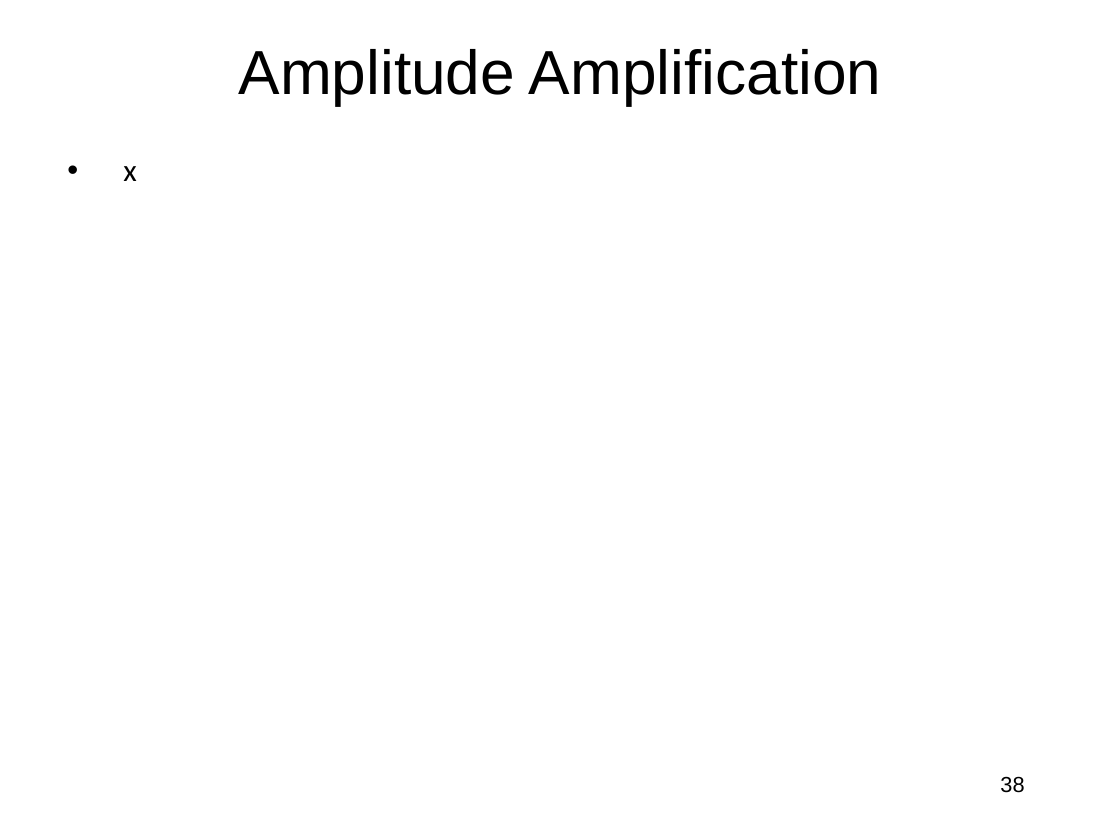
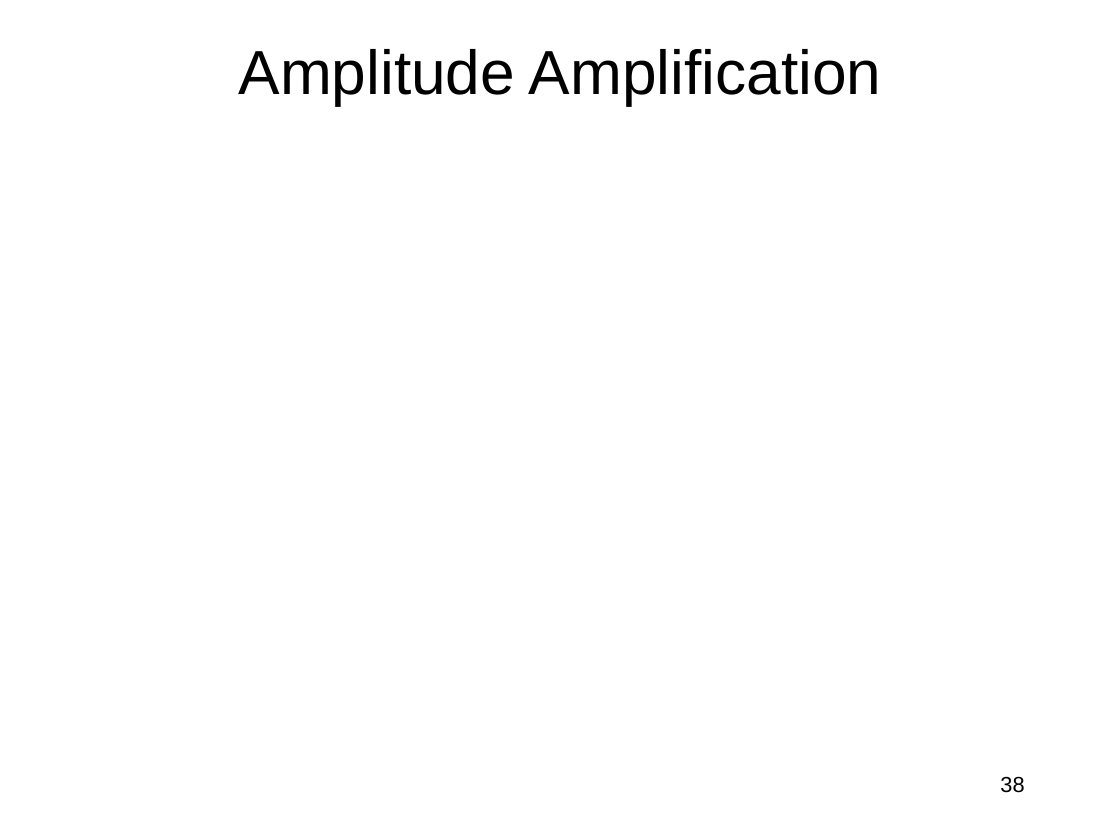
Before and after one commit to jlmucb/class_notes, a slide deck: slide 38 of BerkeleyClass/CS290Spring2013/Lectures/QC.pptx. Drawn at 1120x840 pixels with LibreOffice and Linux fonts; fonts in the diff are those of the drawing; grey boxes stand for pictures. Boxes give left, top, right and bottom in pixels: in the first picture for what was removed or moved away, otherwise in the second. Text is boxed around its words. In the diff, an @@ line names an element or a change of style, - is before the commit and + after.

Commit message:
a little more QC

```diff
--- a/BerkeleyClass/CS290Spring2013/Lectures/QC.pptx
+++ b/BerkeleyClass/CS290Spring2013/Lectures/QC.pptx
@@ text removed at box(123, 166, 136, 181) @@
-• x
```
